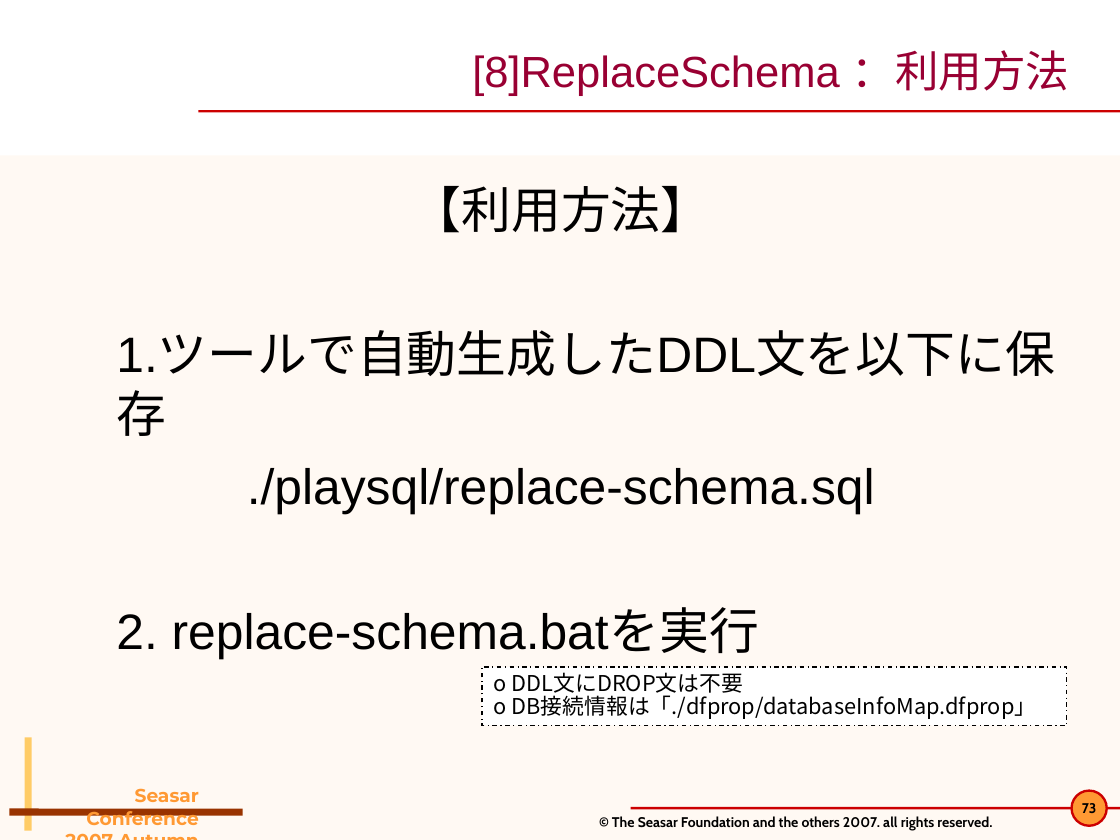
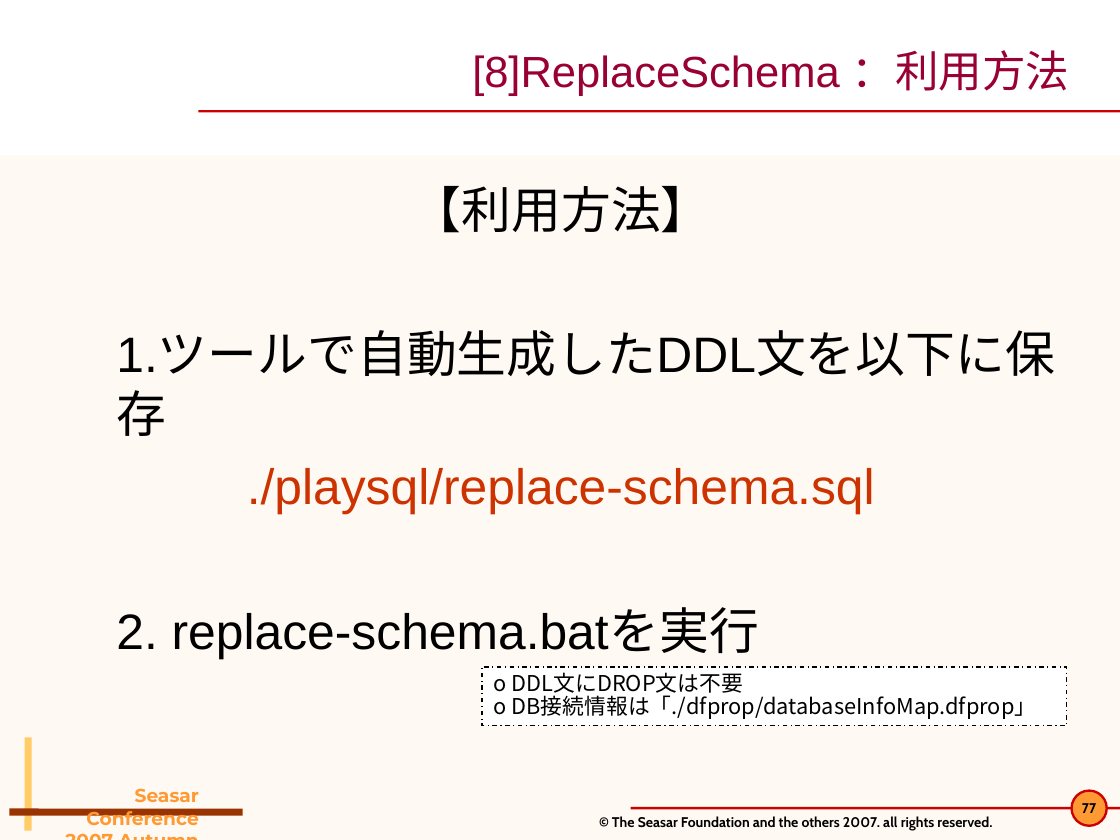
Before and after one commit to seasarorg/dbflute, a slide deck: slide 77 of dbflute/etc/doc/pres/sc2007a_2-DBFlute.ppt (slide 73 before the commit). Drawn at 1120x840 pixels with LibreOffice and Linux fonts; fonts in the diff are those of the drawing; background and template pictures are left out. Boxes give left, top, right and bottom in pixels: in the first picture for what was removed or moved away, otherwise in the second. Text is boxed around its words. In the diff, an @@ line names an element or a change of style, - is before the commit and + after.

```diff
--- a/dbflute/etc/doc/pres/sc2007a_2-DBFlute.ppt
+++ b/dbflute/etc/doc/pres/sc2007a_2-DBFlute.ppt
@@ text at <box>247,468,875,515</box>: text colour #000000 to #CC3300 in "./playsql/replace-schema.sql" @@
@@ page number at <box>1082,803,1096,813</box>: text changed @@
-73
+77
```
Also in this commit, not shown: 11 other slides changed, 4 slides added.
